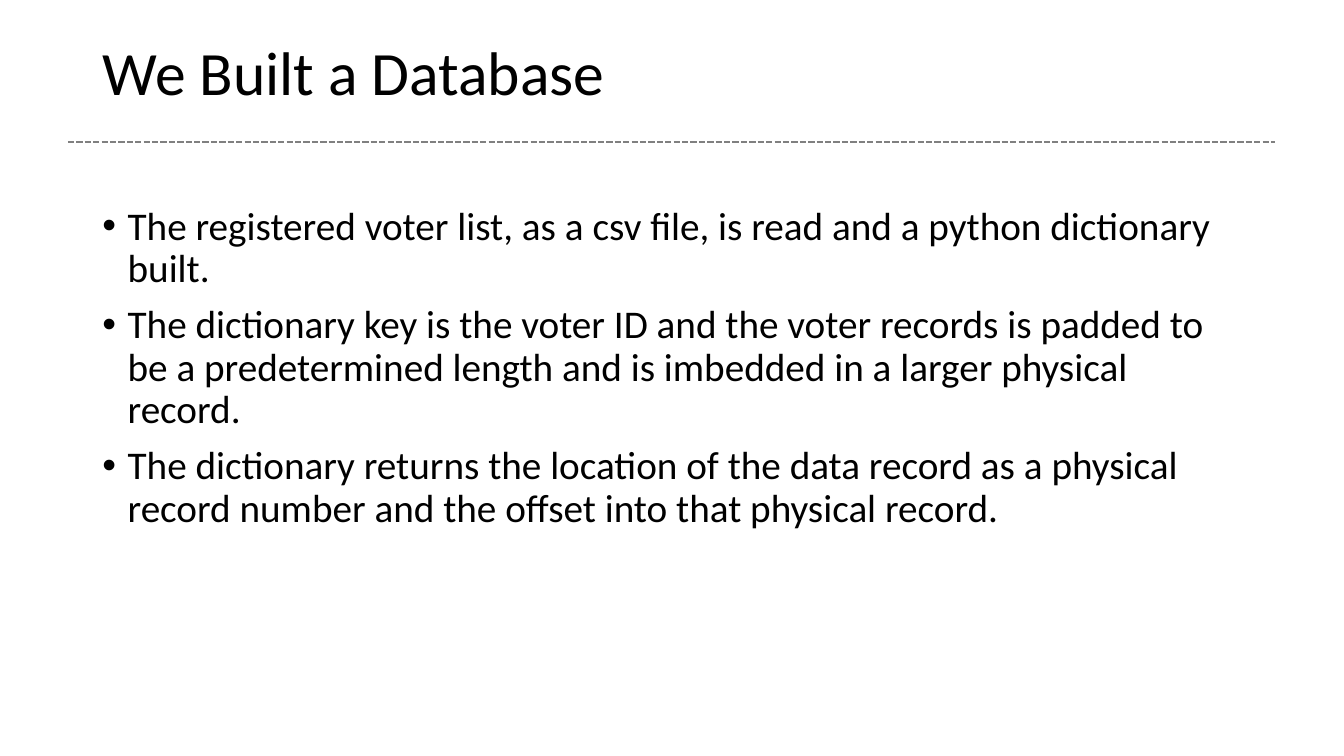
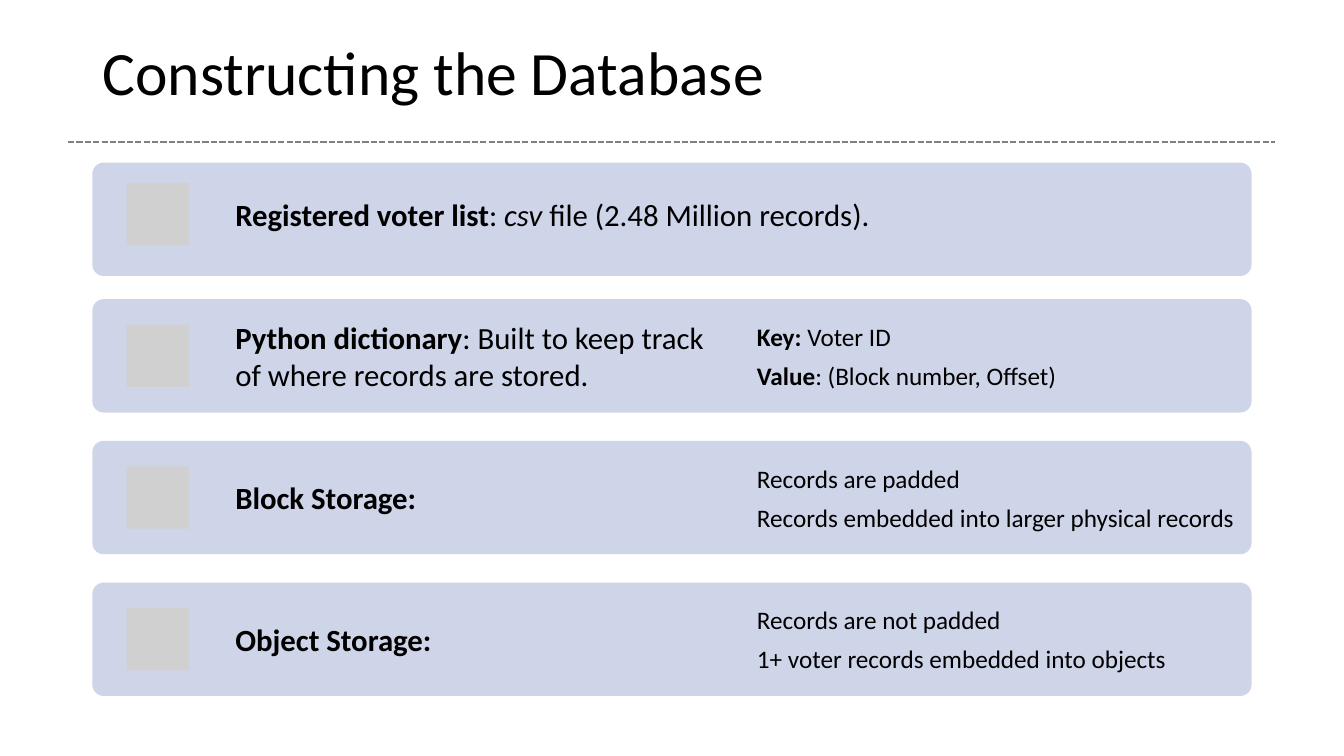
Before and after one commit to glenntu15/BuildVoterDatabase, a slide deck: slide 5 of Proj_presentation.pptx. Drawn at 1344x756 pixels with LibreOffice and Linux fonts; fonts in the diff are those of the drawing; grey boxes stand for pictures. Boxes give left, top, right and bottom in pixels: in the first picture for what was removed or moved away, otherwise in the second. Text is boxed around its words. In the diff, an @@ line names an element or a change of style, - is before the commit and + after.

```diff
--- a/Proj_presentation.pptx
+++ b/Proj_presentation.pptx
@@ title at <box>102,52,764,106</box>: text changed @@
-We Built a Database
+Constructing the Database
@@ text removed at <box>128,212,1209,529</box> @@
-• The registered voter list, as a csv file, is read and a python dictionary built.
-• The dictionary key is the voter ID and the voter records is padded to be a predetermined length and is imbedded in a larger physical record.
-• The dictionary returns the location of the data record as a physical record number and the offset into that physical record.
@@ group added at <box>93,162,1252,696</box>: 7 texts, 4 rounded rectangles, 4 pictures @@
+Registered voter list: csv file (2.48 Million records).
+Python dictionary: Built to keep track of where records are stored.
+Key: Voter ID
+Value: (Block number, Offset)
+Block Storage:
+Records are padded
+Records embedded into larger physical records
+Object Storage:
+Records are not padded
+1+ voter records embedded into objects
```
Also in this commit, not shown: 6 other slides changed.
